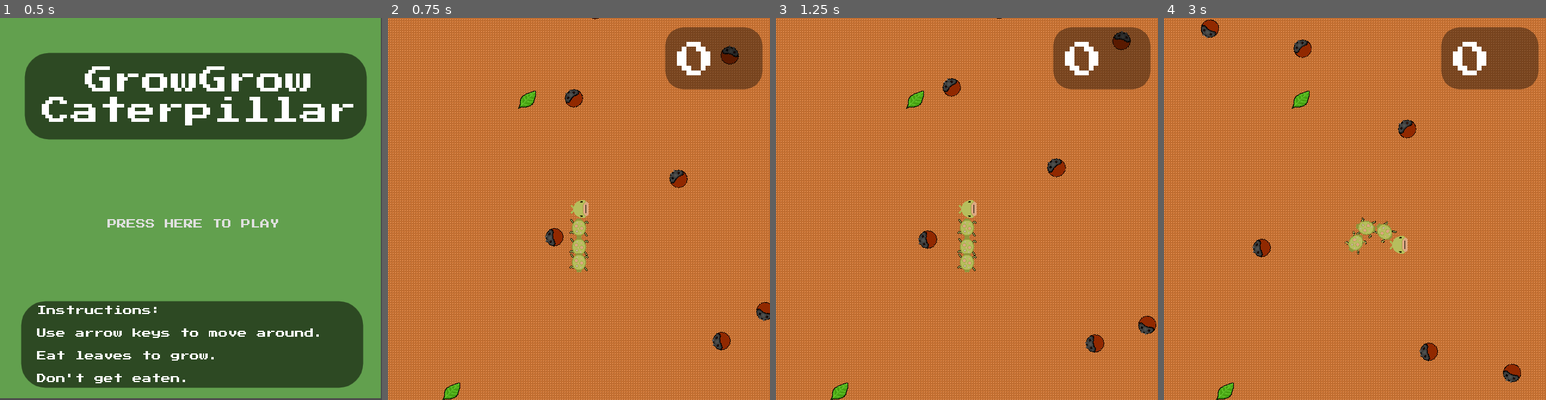
Above: before the commit, frames 1-4 (left to right).
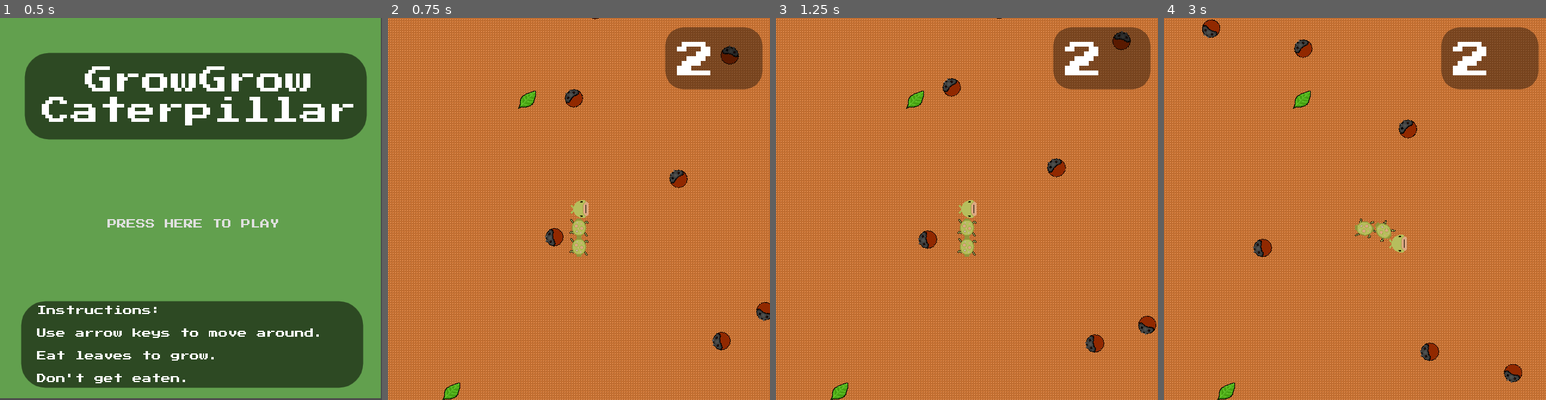
Above: after the commit, the same moments.

Repository: thatnick/grow-grow
Game: Godot game, scene res://scenes/Start.tscn
The game is run twice, just before and just after one commit, with the same random seed, the same clock (stepped at 60 frames per second) and the same inputs.
Inputs:
- Up to frame 1 (0.5 s): no input
- Up to frame 2 (0.75 s): click "PRESS HERE TO PLAY" at 0.5 s
- Up to frame 3 (1.25 s): no input
- Up to frame 4 (3 s): hold Right (ui_right) 1.28-2.03 s; hold Down (ui_down) 2.03-2.78 s; hold Right (ui_right) from 2.78 s (still down)

Frame 1 is identical in both runs. In frame 2, 0.6% of the frame differs, in the area x 47-85%, y 6-67%; in frame 3, 0.6%; in frame 4, 49%, in the area x 0-100%, y 0-100%.

Commit message:
Start with fewer tails. Starting "score" reflects starting tails. Losing a tail decrements score.

Diff:
--- a/scenes/player.tscn
+++ b/scenes/player.tscn
@@ -18,6 +18,3 @@
 
 [node name="Tail3" parent="." instance=ExtResource( 1 )]
 position = Vector2( 0, 96 )
-
-[node name="Tail4" parent="." instance=ExtResource( 1 )]
-position = Vector2( 0, 128 )
--- a/scripts/Tail.gd
+++ b/scripts/Tail.gd
@@ -21,4 +21,5 @@
 		velocity = move_and_slide(velocity * (get_parent().speed * speed_multiplier))
 
 func hit():
+	get_parent().tail_hit()
 	queue_free()
--- a/scripts/player.gd
+++ b/scripts/player.gd
@@ -2,7 +2,8 @@
 
 const tail = preload("res://scenes/Tail.tscn")
 var speed  = 80
-var score = 0
+var score = 3
+const speed_increment = 3
 
 func _on_Collectable_collected(value):
 	score += value
@@ -13,5 +14,10 @@
 	var last_tail = get_child(get_child_count() - 1)
 	var offset = Vector2(cos(last_tail.rotation + PI), sin(last_tail.rotation + PI)) * 32
 	new_tail.position = last_tail.position + offset
-	speed += 3
+	speed += speed_increment
 	call_deferred("add_child", new_tail)
+
+func tail_hit():
+	score -= 1
+	if speed >= 80:
+		speed -= speed_increment
